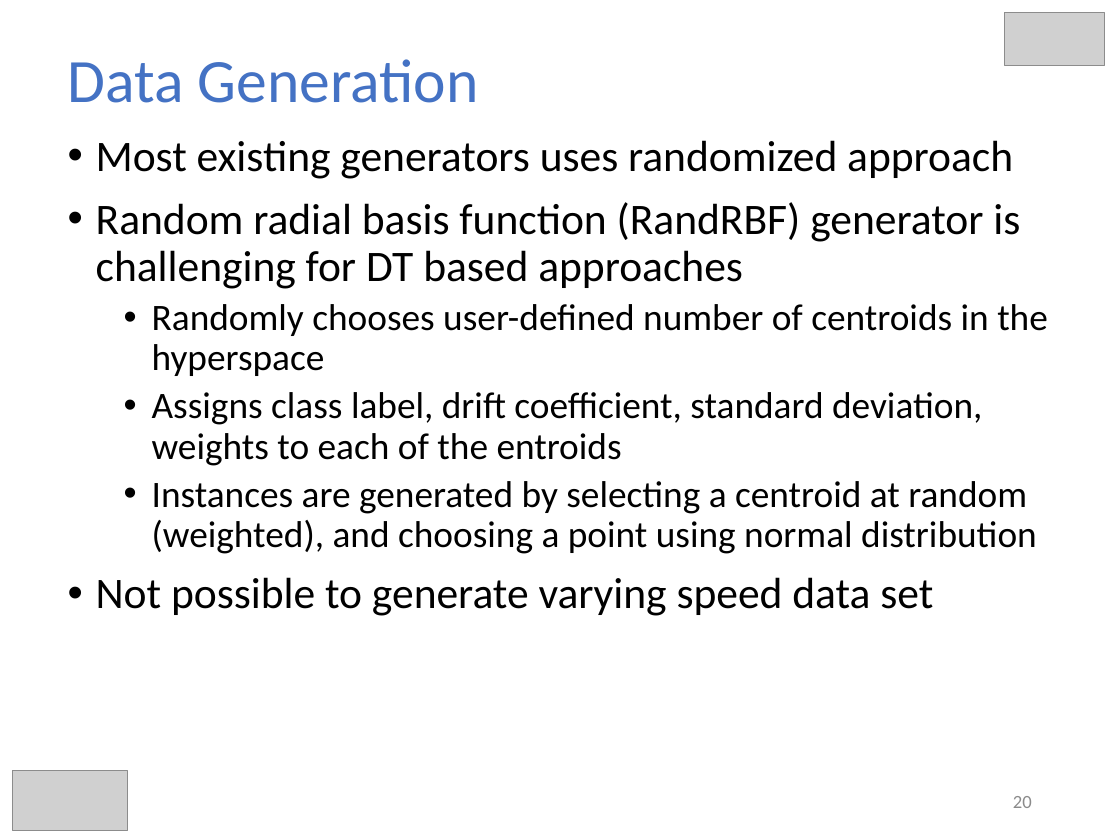
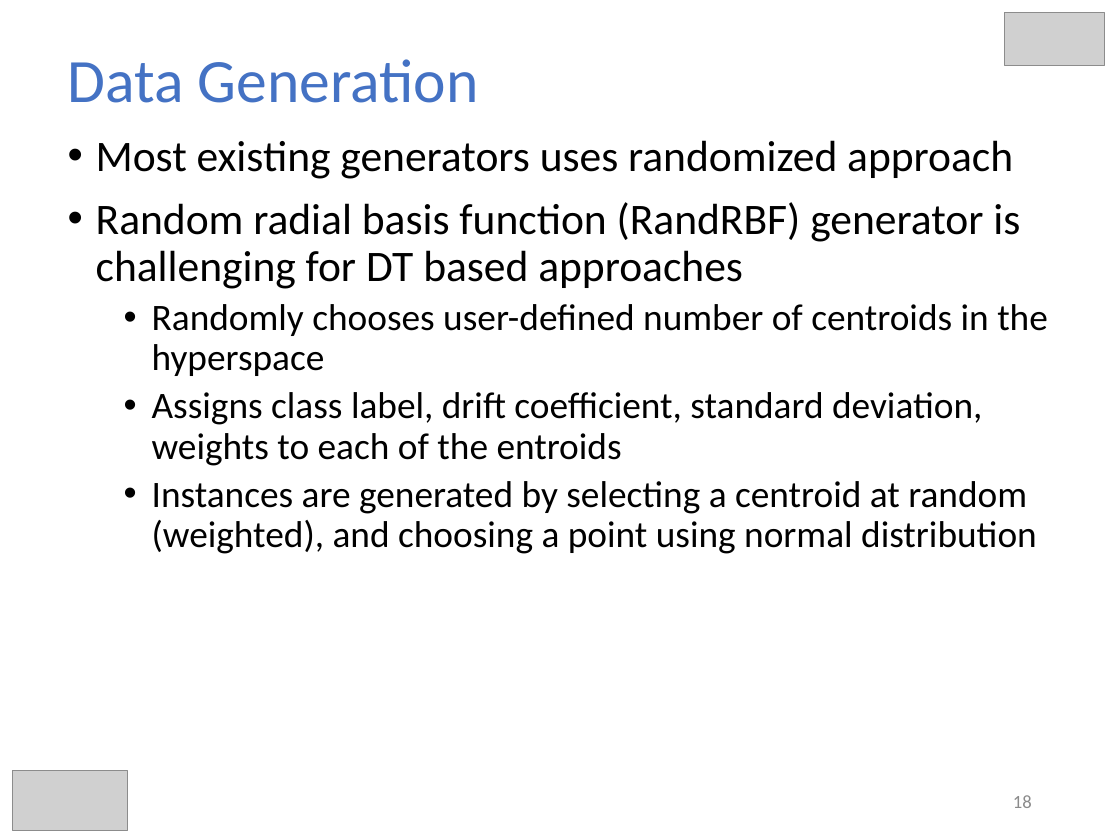
Before and after one commit to hmsgit/minestream, a slide deck: slide 18 of presentation/thesis.pptx (slide 20 before the commit). Drawn at 1120x840 pixels with LibreOffice and Linux fonts; fonts in the diff are those of the drawing; grey boxes stand for pictures. Boxes give left, top, right and bottom in pixels: in the first picture for what was removed or moved away, otherwise in the second. Text is boxed around its words. In the diff, an @@ line names an element or a change of style, - is before the commit and + after.

Commit message:
presentation update review:eirini: all except algo 6 (vsrbf generation)

```diff
--- a/presentation/thesis.pptx
+++ b/presentation/thesis.pptx
@@ text at <box>96,577,933,616</box>: paragraph removed @@
-• Not possible to generate varying speed data set
@@ page number at <box>1013,795,1032,808</box>: text changed @@
-20
+18
```
Also in this commit, not shown: 3 other slides changed, 9 other files.
